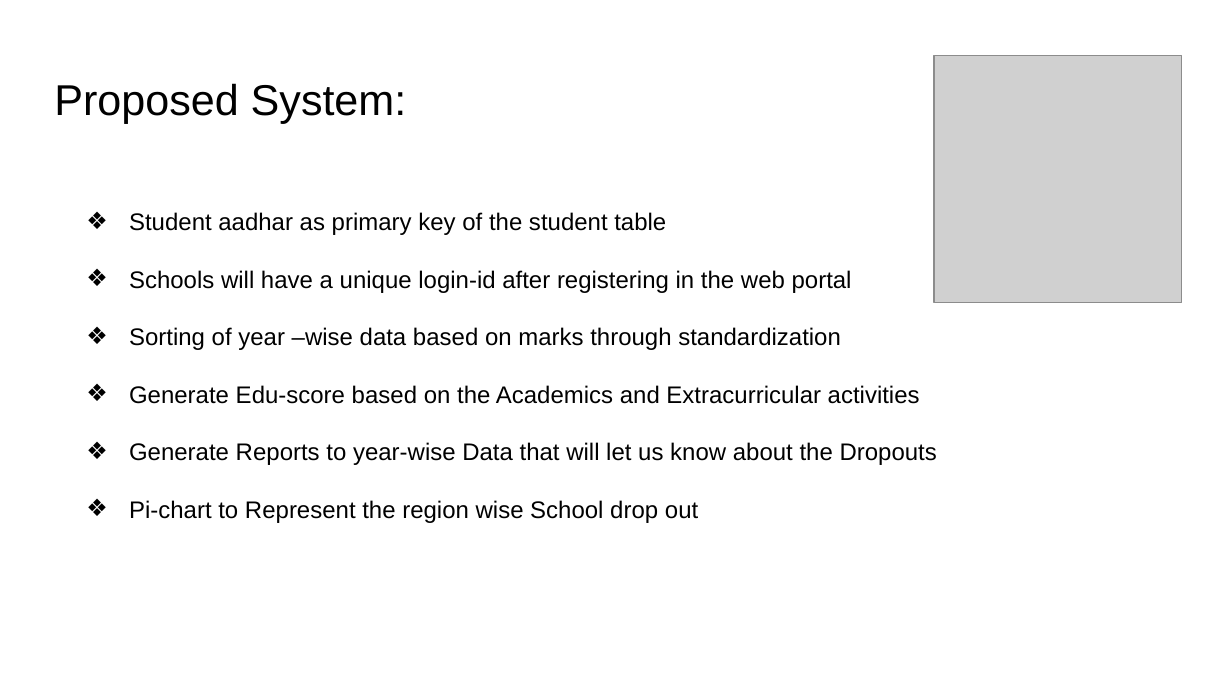
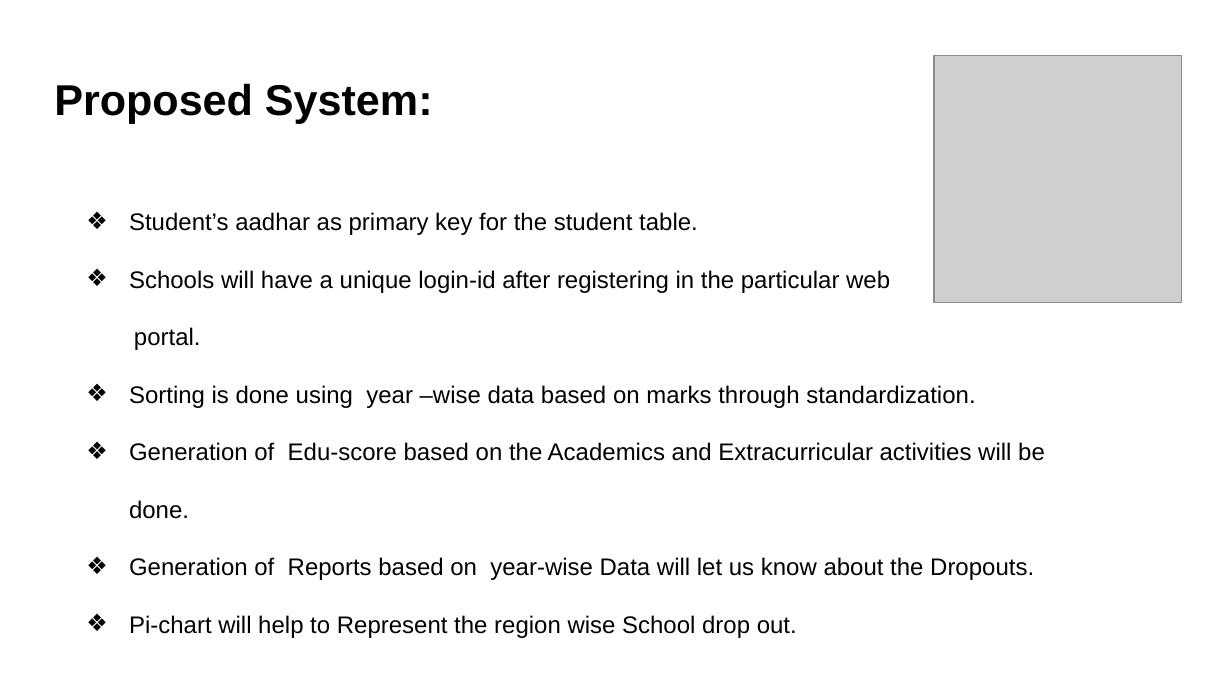
Before and after one commit to karpagamitech/CISHack-KARPAGAM, a slide deck: slide 5 of devils/presentation/PROJECT PROPOSAL.pptx. Drawn at 1232x693 pixels with LibreOffice and Linux fonts; fonts in the diff are those of the drawing; grey boxes stand for pictures. Boxes give left, top, right and bottom in pixels: in the first picture for what was removed or moved away, otherwise in the second. Text is boxed around its words. In the diff, an @@ line names an element or a change of style, - is before the commit and + after.

```diff
--- a/devils/presentation/PROJECT PROPOSAL.pptx
+++ b/devils/presentation/PROJECT PROPOSAL.pptx
@@ title "Proposed System:" at [54,83,433,123]: bold on @@
@@ text at [129,212,1045,638]: text changed @@
-❖ Student aadhar as primary key of the student table
-❖ Schools will have a unique login-id after registering in the web portal
-❖ Sorting of year –wise data based on marks through standardization
-❖ Generate Edu-score based on the Academics and Extracurricular activities
-❖ Generate Reports to year-wise Data that will let us know about the Dropouts
-❖ Pi-chart to Represent the region wise School drop out
+❖ Student’s aadhar as primary key for the student table.
+❖ Schools will have a unique login-id after registering in the particular web
+portal.
+❖ Sorting is done using year –wise data based on marks through standardization.
+❖ Generation of Edu-score based on the Academics and Extracurricular activities will be done.
+❖ Generation of Reports based on year-wise Data will let us know about the Dropouts.
+❖ Pi-chart will help to Represent the region wise School drop out.
```
Also in this commit, not shown: 6 other slides changed.
